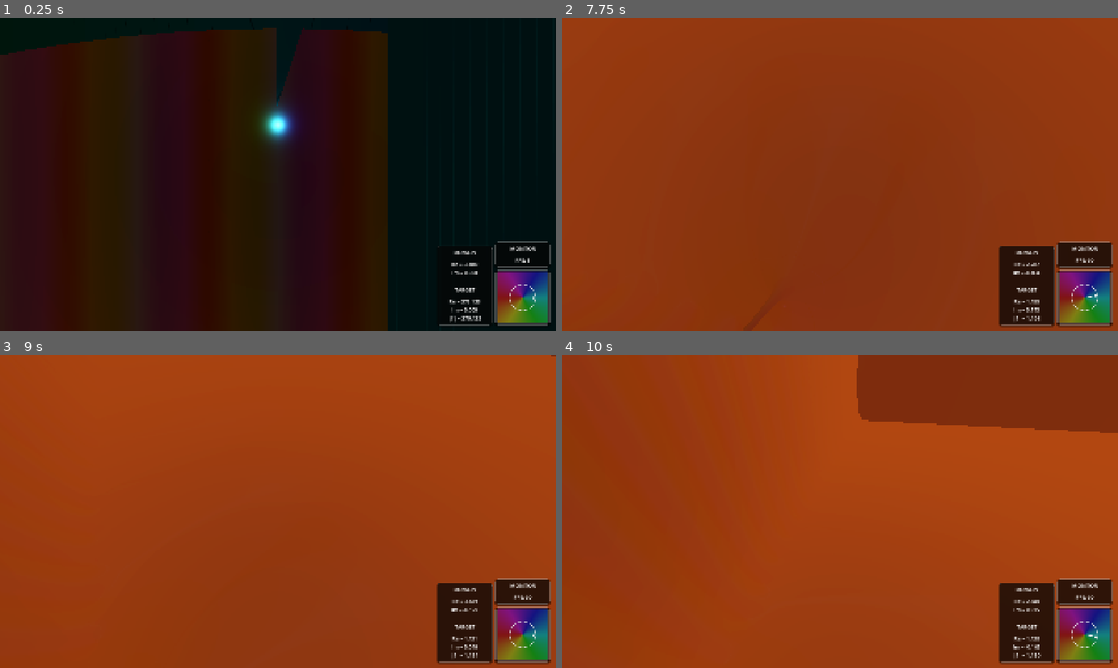
Above: before the commit, frames 1-4 (two rows, left to right).
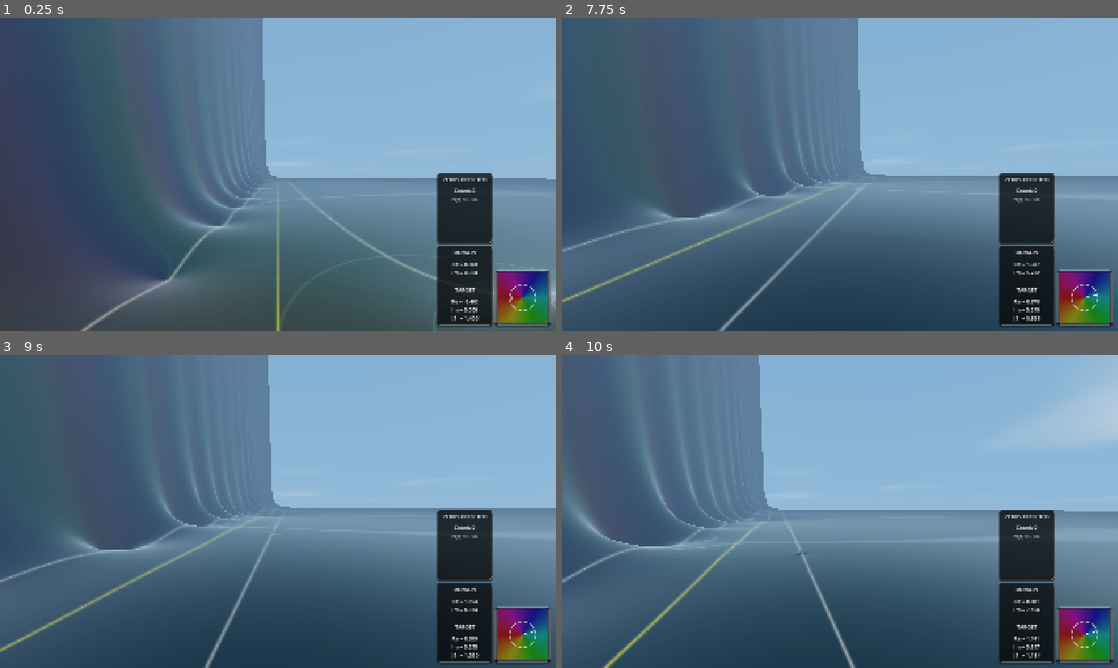
Above: after the commit, the same moments.

Repository: allanino/complex-functions-explorer
Game: Godot game, scene res://core/main.tscn
Same seed, same stepped clock (60 frames per second), same inputs: the game is played once before the commit and once after it.
Inputs (mouse positions are in pixels of both pictures, inside the frame that each line leads up to):
- Up to frame 1 (0.25 s): no input
- Up to frame 2 (7.75 s): tap Enter at 0.5 s; move the mouse to (867, 174) at 0.52 s; hold W (move_forward) 0.53-5.78 s; tap G at 0.6, 5.85 s; click (867, 174) at 0.67 s; tap Space at 0.77, 1.52, 3.02, 3.77, 4.52, 6.02, 6.77, 7.52 s; move the mouse to (812, 174) at 1.27 s; tap N at 1.35, 6.6 s; move the mouse to (851, 168) at 2.02 s; tap C at 2.1, 7.35 s; move the mouse to (834, 180) at 2.77 s; tap Z at 2.85 s; click (834, 180) at 2.92 s; move the mouse to (878, 177) at 3.52 s; tap R at 3.6 s; move the mouse to (795, 171) at 4.27 s; tap Shift at 4.35 s; move the mouse to (845, 174) at 5.02 s; hold Ctrl 5.03-5.78 s; click (845, 174) at 5.17 s; move the mouse to (817, 168) at 5.77 s; hold D (move_right) 5.78-6.53 s; move the mouse to (867, 174) at 6.52 s; hold W (move_forward) from 6.53 s (still down); move the mouse to (812, 174) at 7.27 s; click (812, 174) at 7.42 s
- Up to frame 3 (9 s): move the mouse to (289, 505) at 8.02 s; tap Z at 8.1 s; move the mouse to (272, 517) at 8.77 s; release W (move_forward) at 8.78 s; hold A (move_left) from 8.78 s (still down); tap R at 8.85 s
- Up to frame 4 (10 s): tap Space at 9.02, 9.77 s; move the mouse to (878, 514) at 9.52 s; release A (move_left) at 9.53 s; hold W (move_forward) from 9.53 s (still down); hold Shift from 9.53 s (still down); click (878, 514) at 9.67 s

The runs differ from the first frame. In frame 1, 98% of the frame differs, in the area x 0-100%, y 0-100%; in frame 2, 97%; in frame 3, 98%; in frame 4, 98%.

Commit message:
chore: disable demo mode and update default iteration ranges in config manager

Diff:
--- a/player/player_controller.gd
+++ b/player/player_controller.gd
@@ -1,7 +1,7 @@
 extends CharacterBody3D
 
 @export var enable_joystick: bool = false
-@export var run_demo: bool = true
+@export var run_demo: bool = false
 
 const MOUSE_SENSITIVITY = 0.002
 const DOUBLE_PRESS_TIME = 0.3
